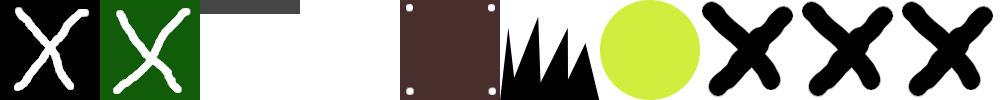
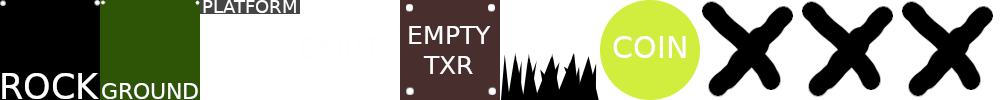
Layered file, before and after one edit (1000 x 100). Changes by layer:
painted on "Coin" over 613, 36, 686, 58
renamed "Trap" to "TRAP", painted on it over 500, 16, 600, 100
painted on "Empty with texture" over 409, 26, 491, 74
painted on "platform" over 203, 0, 296, 13
painted on "Ground" over 100, 0, 200, 100
painted on "Rock" over 0, 0, 100, 99
